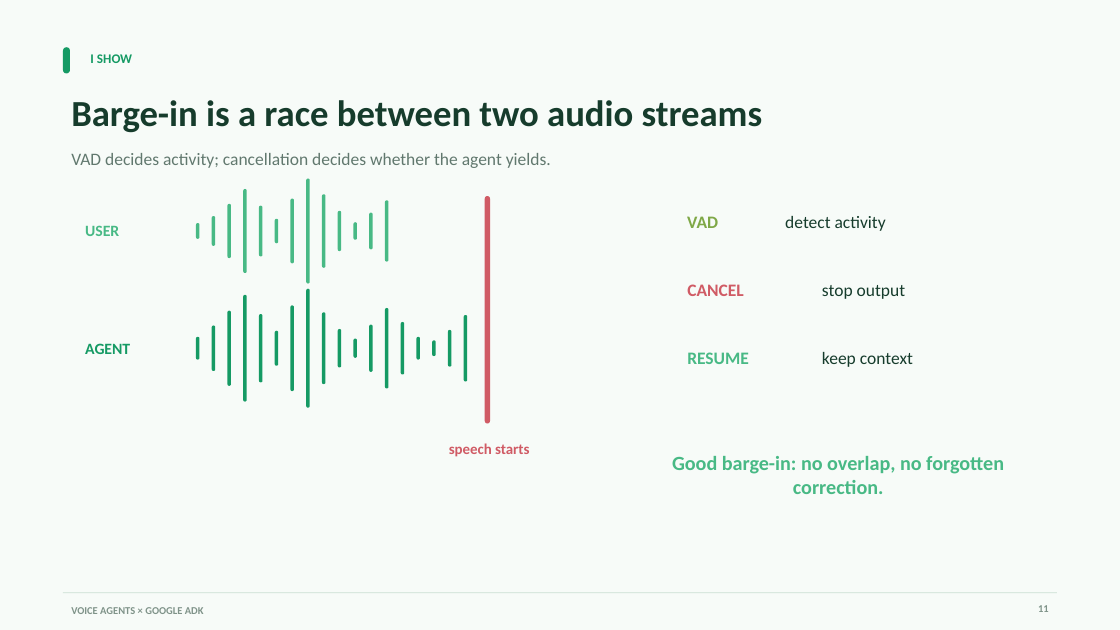
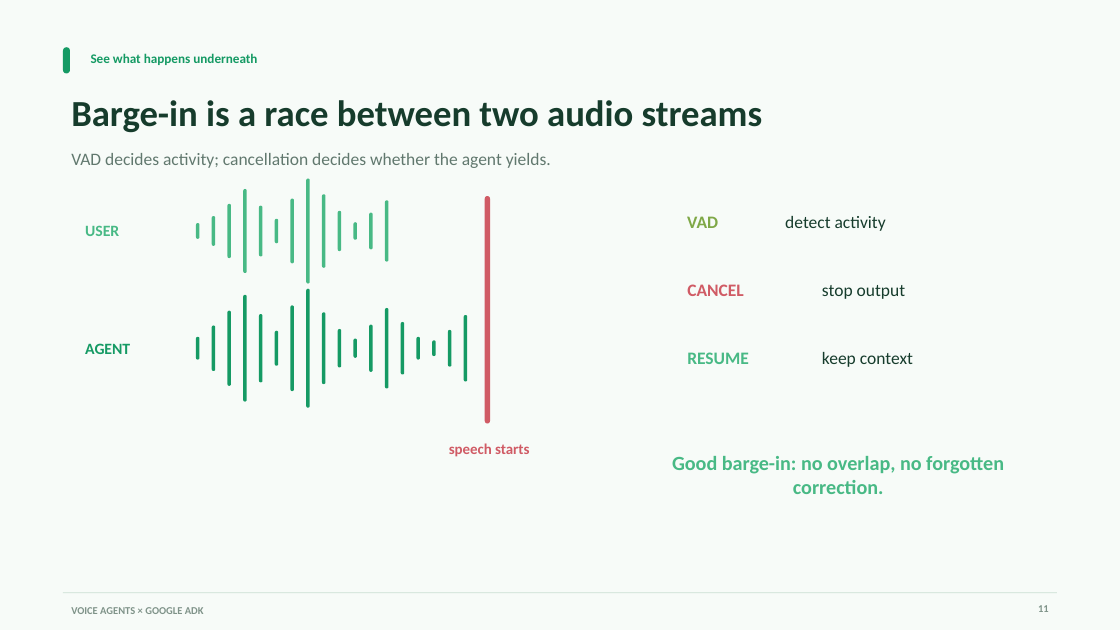
Before and after one commit to aswincsekar/adk-voice-workshop, a slide deck: slide 11 of slides/google-adk-voice-agents-workshop.pptx. Drawn at 1120x630 pixels with LibreOffice and Linux fonts; fonts in the diff are those of the drawing. Boxes give left, top, right and bottom in pixels: in the first picture for what was removed or moved away, otherwise in the second. Text is boxed around its words. In the diff, an @@ line names an element or a change of style, - is before the commit and + after.

```diff
--- a/slides/google-adk-voice-agents-workshop.pptx
+++ b/slides/google-adk-voice-agents-workshop.pptx
@@ text at [91,53,257,65]: text changed @@
-I SHOW
+See what happens underneath
```
Also in this commit, not shown: 17 other slides changed.
